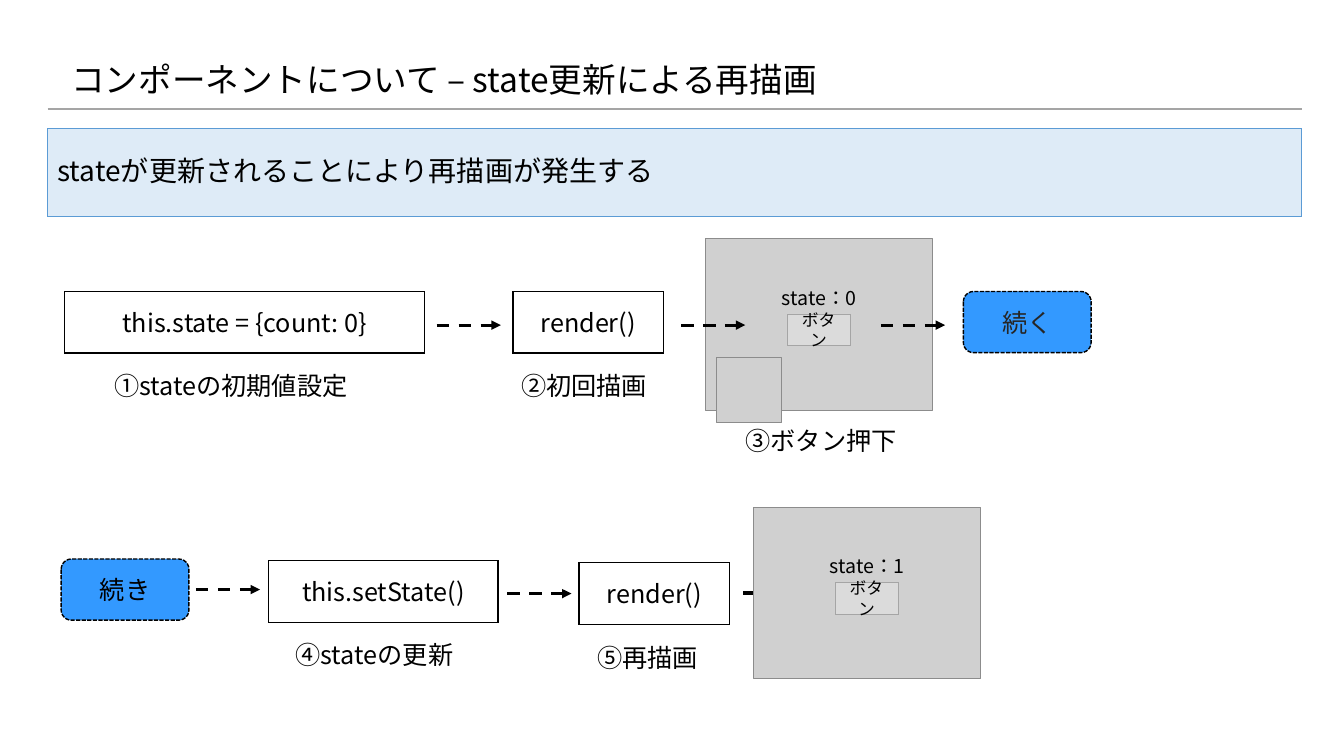
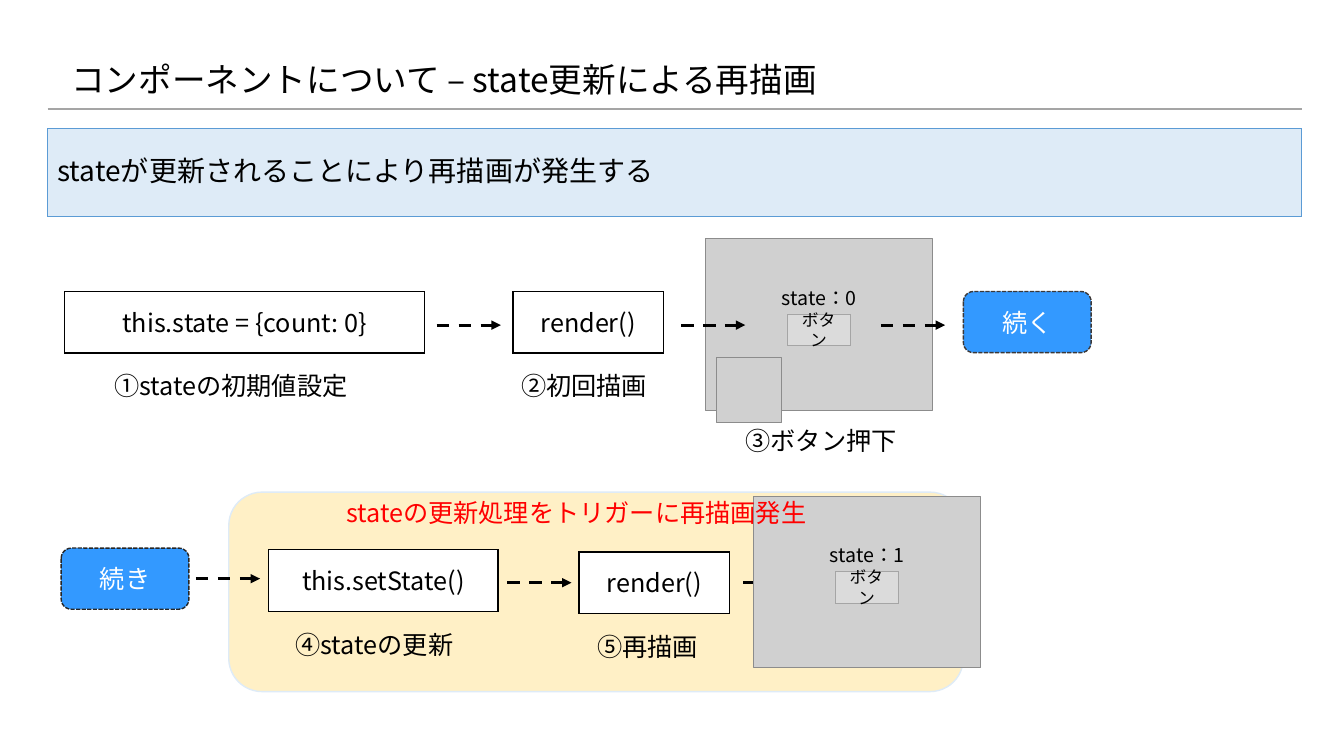
Before and after one commit to 2018SYSTEMI34/diary, a slide deck: slide 7 of doc/02_SlideShare/01.ネタ/２_Reactの基礎/2-2_Reactの基礎知識 ～コンポーネント編～.pptx. Drawn at 1344x756 pixels with LibreOffice and Linux fonts; fonts in the diff are those of the drawing; grey boxes stand for pictures; background and template pictures are left out. Boxes give left, top, right and bottom in pixels: in the first picture for what was removed or moved away, otherwise in the second. Text is boxed around its words. In the diff, an @@ line names an element or a change of style, - is before the commit and + after.

```diff
--- a/doc/02_SlideShare/01.ネタ/２_Reactの基礎/2-2_Reactの基礎知識 ～コンポーネント編～.pptx
+++ b/doc/02_SlideShare/01.ネタ/２_Reactの基礎/2-2_Reactの基礎知識 ～コンポーネント編～.pptx
@@ rounded rectangle "続く" at [964,291,1092,353]: text colour #262626 to #FFFFFF; outline #000000 1 pt dashed to #3B3838 1 pt dashed @@
@@ rounded rectangle added at [229,492,964,692], fill #FFD966 at 37% opacity, outline #DEEBF7 1 pt @@
@@ text added at [346,496,806,528], 18 pt, text #FF0000 @@
+stateの更新処理をトリガーに再描画発生
@@ rounded rectangle "続き" at [62,548,190,610]: text colour #000000 to #FFFFFF; outline #000000 1 pt dashed to #262626 1 pt dashed @@
@@ rectangle "this.setState()" at [268,549,498,611]: fill none to #FFFFFF @@
@@ rectangle "render()" at [579,553,729,614]: fill none to #FFFFFF @@
@@ 3 rectangles, 3 texts, 3 arrows, 1 picture, 1 rounded rectangle: place and size @@
-3 rectangles, 3 texts, 3 arrows, 1 picture, 1 rounded rectangle at [62,507,981,679]
+3 rectangles, 3 texts, 3 arrows, 1 picture, 1 rounded rectangle at [62,497,981,668]
```
Also in this commit, not shown: 4 other slides changed.
